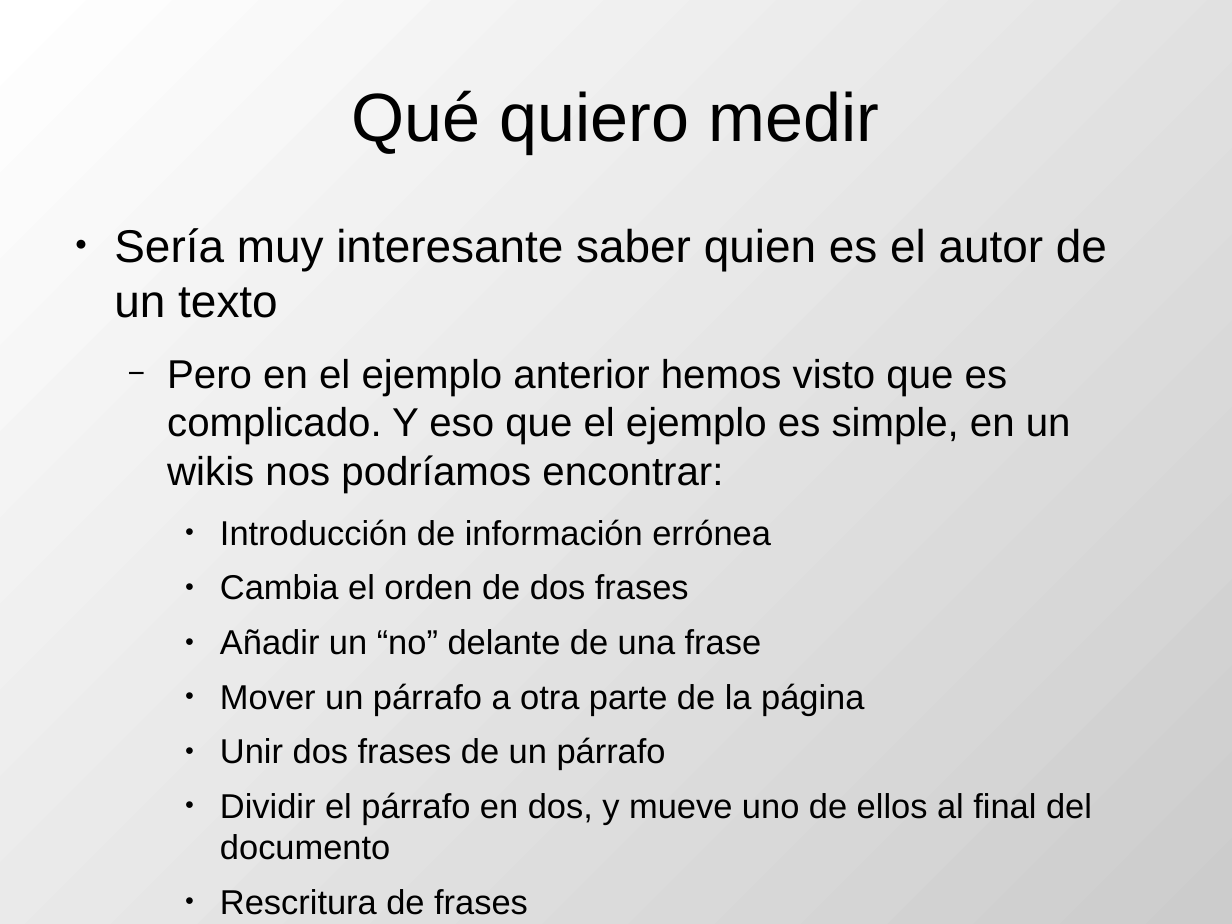
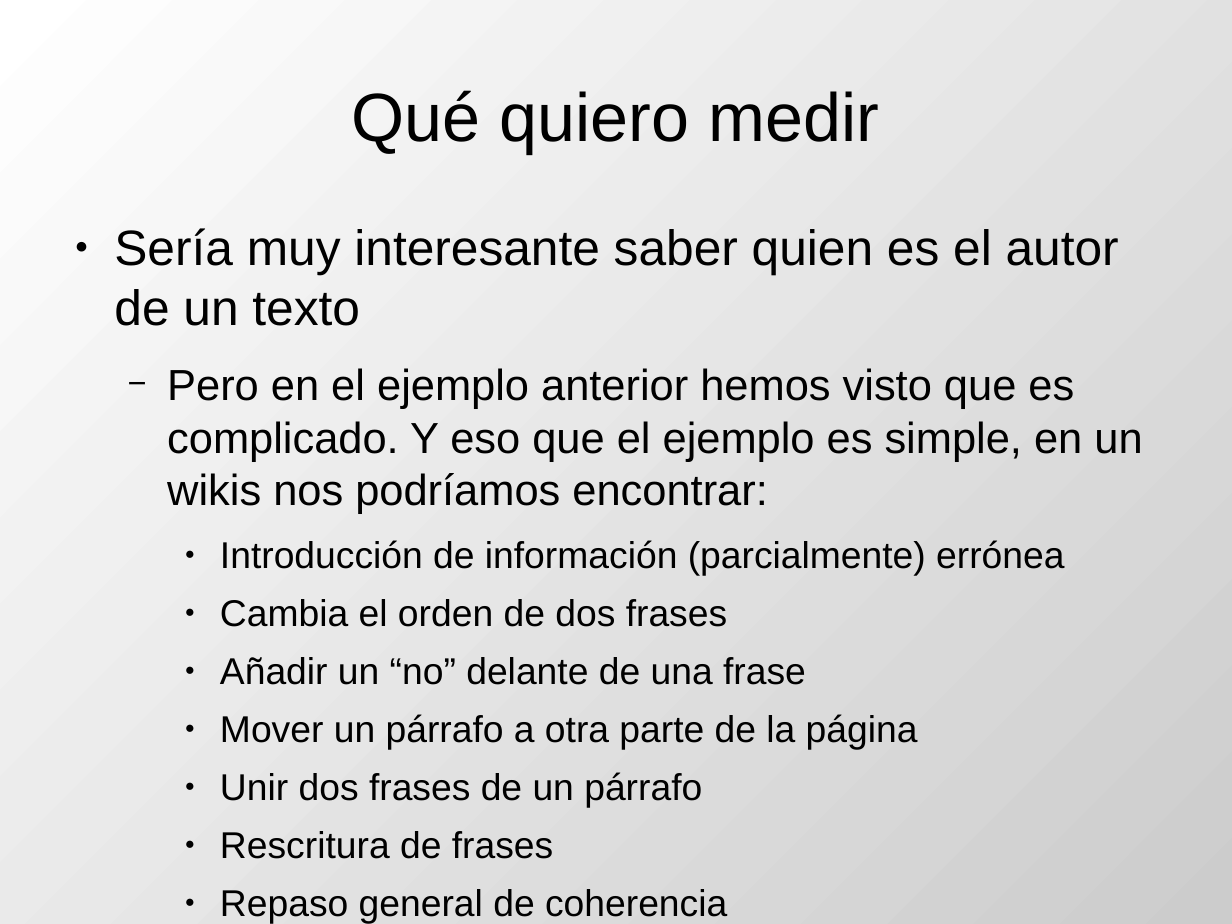
Before and after one commit to DrPantera/wikis4education, a slide deck: slide 18 of uca-2014/tema-5-EvaluacionWikis.odp. Drawn at 1232x924 pixels with LibreOffice and Linux fonts; fonts in the diff are those of the drawing. Boxes give left, top, right and bottom in pixels: in the first picture for what was removed or moved away, otherwise in the second. Text is boxed around its words. In the diff, an @@ line names an element or a change of style, - is before the commit and + after.

```diff
--- a/uca-2014/tema-5-EvaluacionWikis.odp
+++ b/uca-2014/tema-5-EvaluacionWikis.odp
@@ text at (114, 228, 1142, 808): paragraph added @@
+    ● Repaso general de coherencia
@@ text at (114, 228, 1142, 808): size 29.6 to 32 pt in "Sería muy interesante saber quien es el ..."; size 25.9 to 28 pt in "Pero en el ejemplo anterior hemos visto ..."; size 22.2 to 24 pt in "Cambia el orden de dos frases", "Añadir un “no” delante de una frase", "Mover un párrafo a otra parte de ...", "Unir dos frases de un párrafo" and 1 more places @@
@@ text at (220, 540, 1064, 576): text changed; size 22.2 to 24 pt @@
-    ● Introducción de información errónea
+    ● Introducción de información (parcialmente) errónea
@@ text at (220, 792, 1092, 824): paragraph removed @@
-    ● Dividir el párrafo en dos, y mueve uno de ellos al final del documento
```
Also in this commit, not shown: 4 other slides changed, 5 slides added, 6 other files.
